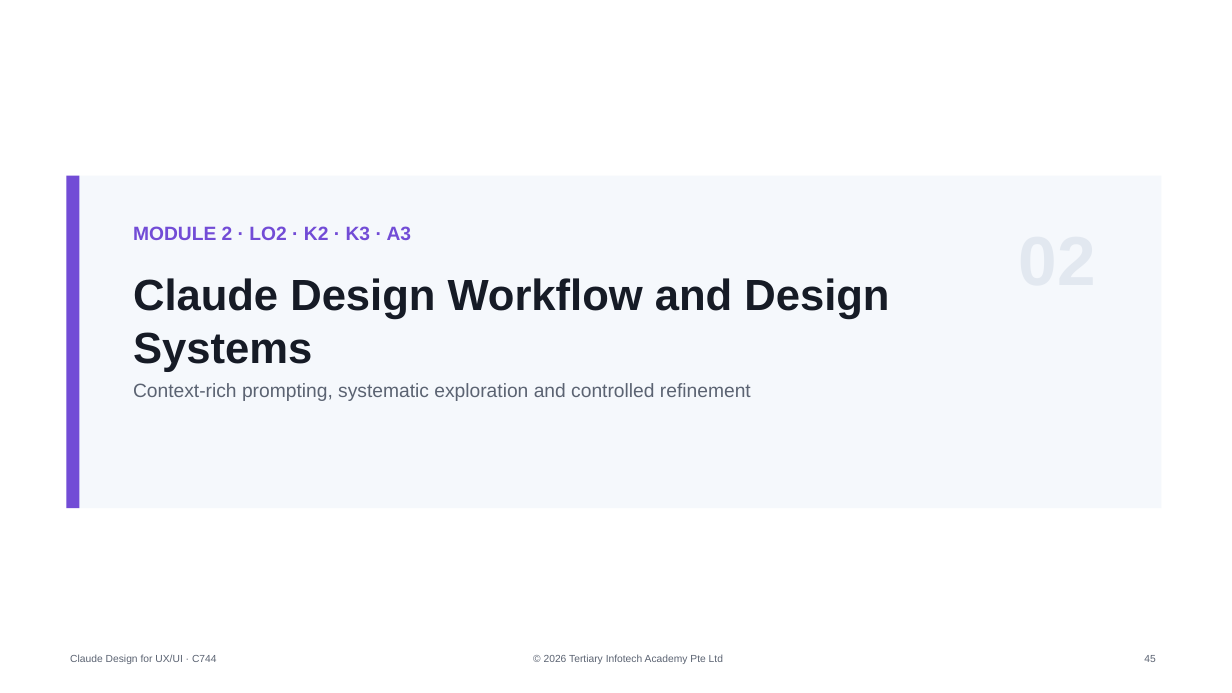
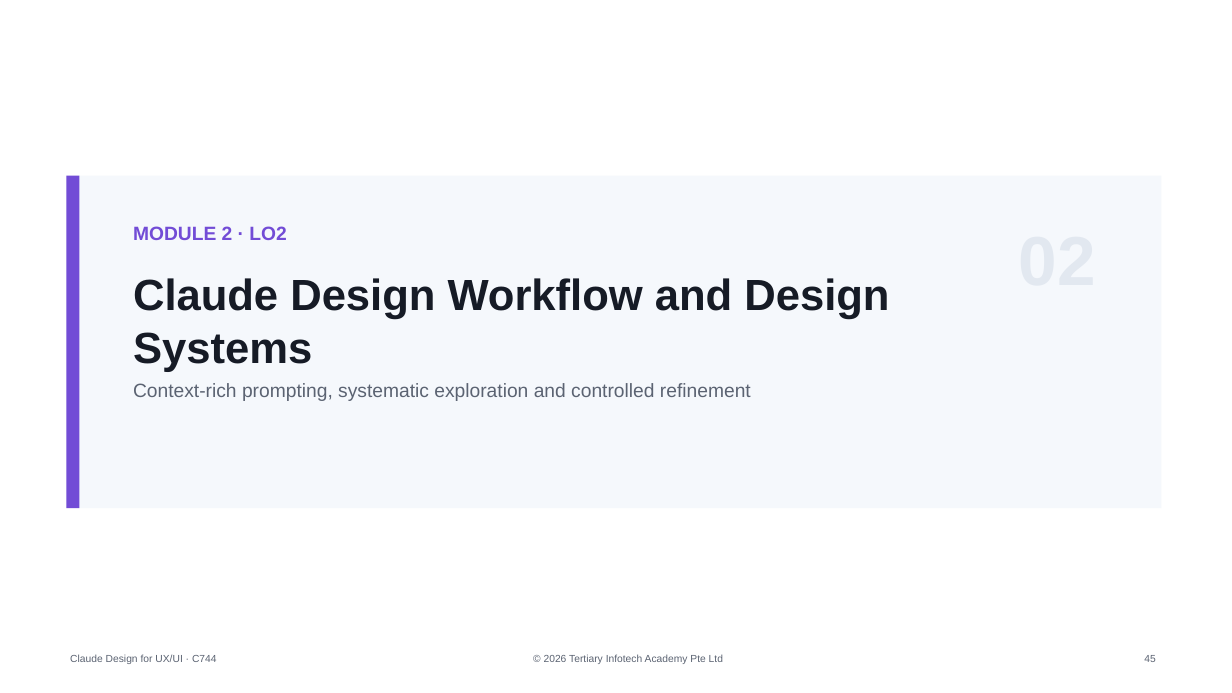
Before and after one commit to tertiarycourses/C744-Claude-Design-for-UX-UI, a slide deck: slide 45 of courseware/Claude Design for UX-UI-v2.0.pptx. Drawn at 1232x693 pixels with LibreOffice and Linux fonts; fonts in the diff are those of the drawing. Boxes give left, top, right and bottom in pixels: in the first picture for what was removed or moved away, otherwise in the second. Text is boxed around its words. In the diff, an @@ line names an element or a change of style, - is before the commit and + after.

```diff
--- a/courseware/Claude Design for UX-UI-v2.0.pptx
+++ b/courseware/Claude Design for UX-UI-v2.0.pptx
@@ text at [133,226,286,240]: text changed @@
-MODULE 2 · LO2 · K2 · K3 · A3
+MODULE 2 · LO2
```
Also in this commit, not shown: 12 other slides changed, 14 other files.
